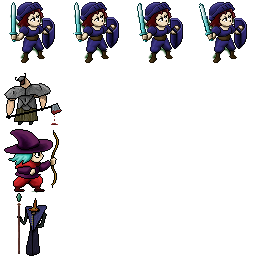
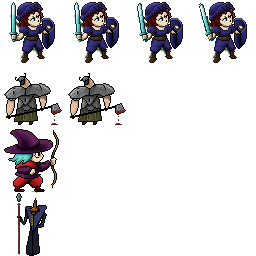
Revision of a layered 256 x 256 image; what changed, layer by layer:
added layer "Layer 4" above "Layer 0" over box(68, 73, 126, 125)
